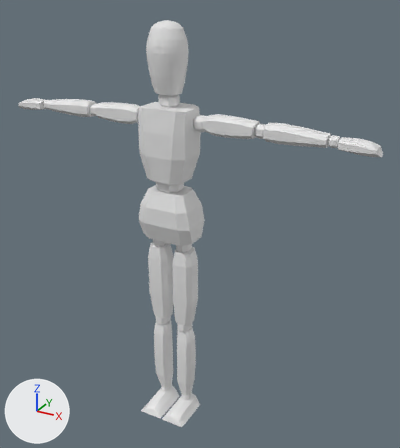
One commit to the Blender file Block Model/block_model.blend: the scene before it, then after it.
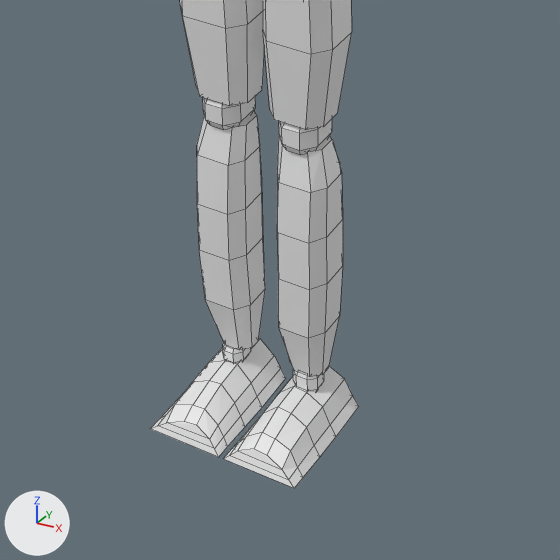
Old and new are each drawn whole from a camera (50 mm lens) standing at (6.35, -10.17, 5.66) and looking at (0.56, 0.37, 0.39) and again close up on the part from 24% to 64% of the width and 64% to 100% of the height. Arrows for +X, +Y and +Z are at lower left; the lights stay in place. The close-ups show mesh edges as thin lines.

The older version as bpy lines, for what is in view:
```python
me_cube_002 = bpy.data.meshes.new('Cube.002')
me_cube_002.from_pydata(...)  # 1440 vertices, 1353 faces; spans x -7.8..7.8, y -1.3..0.8, z -9.5..7.3
ob_cube = bpy.data.objects.new('Cube', me_cube_002)
ob_cube.location = (0.0, 0.0, 0.669)
ob_cube.scale = (0.584, 0.584, 0.584)
```
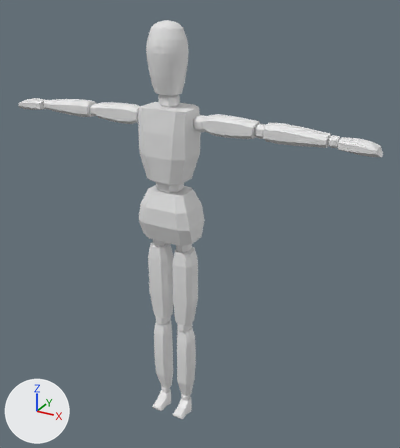
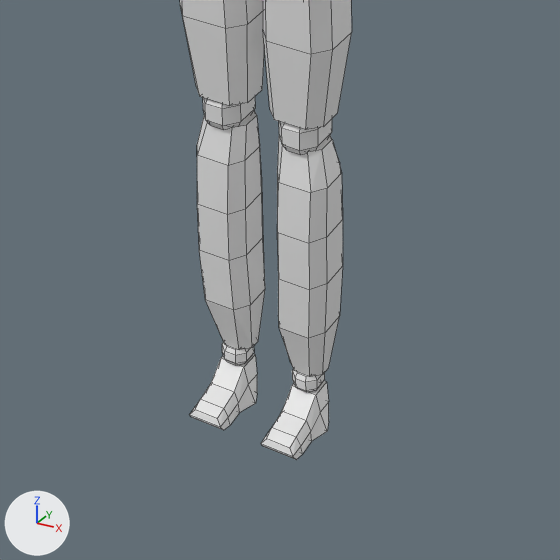
The newer file is also turned or shifted as a whole; pictures and numbers use the older file's frame.

The edits, one by one:
me_cube_002 is used by ob_cube; location (0.0, 0.0, 0.669); scale (0.584, 0.584, 0.584).
me_cube_002 had 1440 vertices, 1353 faces and spanned x -7.8..7.8, y -1.3..0.8, z -9.5..7.3.
me_cube_002 now has 1420 vertices, 1333 faces and spans x -7.8..7.8, y -0.8..0.8, z -9.6..7.3.
me_cube_002 part 1: a new loose piece of 30 vertices spanning x 0.2..0.9, y -0.8..0.2, z -9.6..-9.1.
me_cube_002 part 2: a new loose piece of 30 vertices spanning x -0.9..-0.2, y -0.8..0.2, z -9.6..-9.1.
Part 3, on me_cube_002:
87 vertices are removed from x -1.1..1.1, y -1.3..0.4, z -9.5..-8.8.
99 faces are deleted.
7 vertices are added at x 0.4..0.7, y -0.2..0.1, z -9.0..-8.9.
23 new faces join them.

Boxes (x1, y1, x2, y2) around the edits, measured in the close-ups (560 x 560 px):
'Cube', reshaped: before (150, 0, 359, 488); after (180, 0, 352, 459)
part 1 of me_cube_002, added: after (261, 381, 329, 459)
part 2 of me_cube_002, added: after (190, 354, 257, 430)
part 3 of me_cube_002, cut back: before (150, 339, 359, 488); after (222, 345, 325, 392)
